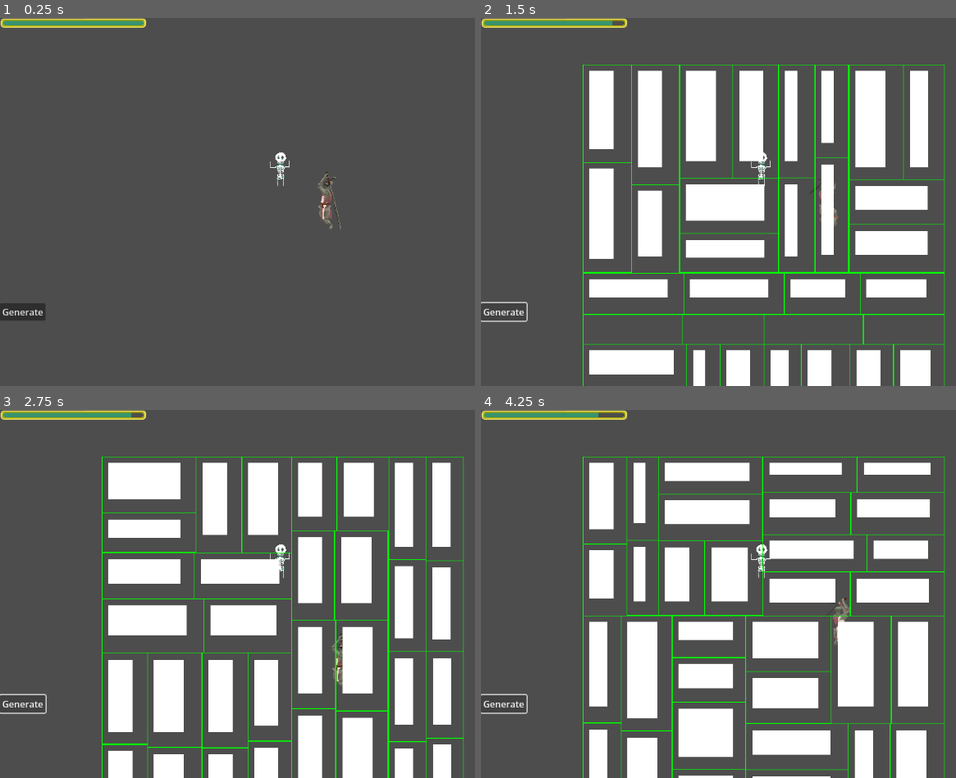
Above: before the commit, frames 1-4 (two rows, left to right).
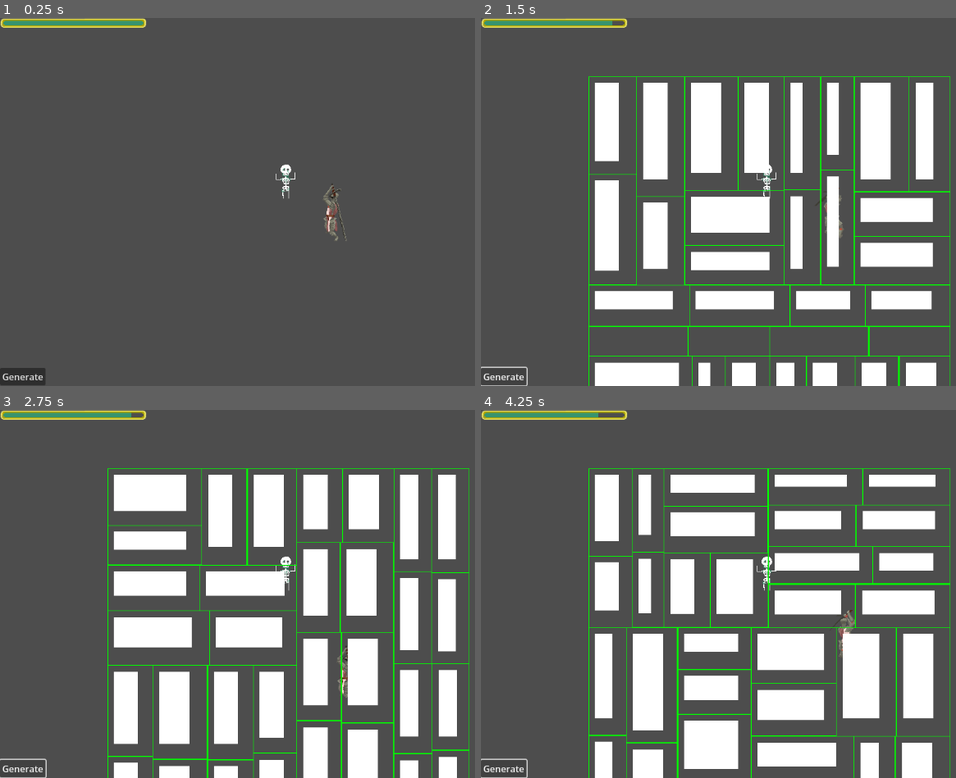
Above: after the commit, the same moments.

Repository: SchnerbJb/Mournival
Game: Godot game, scene res://scenes/main.tscn
The game is run twice, just before and just after one commit, with the same random seed, the same clock (stepped at 60 frames per second) and the same inputs.
Inputs:
- Up to frame 1 (0.25 s): no input
- Up to frame 2 (1.5 s): click "Generate" at 0.5 s; tap Enter at 1.25 s; hold Right (right) from 1.28 s (still down); tap 1 (first_ability) at 1.35 s
- Up to frame 3 (2.75 s): tap Space (special_ability) at 2, 2.1 s; release Right (right) at 2.03 s; hold Down (down) from 2.03 s (still down)
- Up to frame 4 (4.25 s): release Down (down) at 2.78 s; hold Right (right) 2.78-3.53 s; tap 1 (first_ability) at 2.85 s; tap Enter at 3.5 s; hold Up (up) from 3.53 s (still down); tap Space (special_ability) at 3.6 s

The runs differ from the first frame. In frame 1, 1.4% of the frame differs, in the area x 0-73%, y 36-100%; in frame 2, 28%; in frame 3, 28%; in frame 4, 31%, in the area x 0-99%, y 12-100%.

Commit message:
removed unused shaders

Diff:
--- a/scenes/main.tscn
+++ b/scenes/main.tscn
@@ -8,7 +8,6 @@
 [ext_resource type="Script" uid="uid://gknojjc8vvi5" path="res://scripts/gui.gd" id="5_tefeu"]
 [ext_resource type="Texture2D" uid="uid://y2nlqwqimduo" path="res://assets/stamina_bar_under.png" id="6_tipki"]
 [ext_resource type="Texture2D" uid="uid://buyyq8lq7egnl" path="res://assets/stamina_bar_progress.png" id="7_85g3d"]
-[ext_resource type="Shader" uid="uid://xjfrxp7cvet2" path="res://shaders/staminabar.gdshader" id="8_ya4ey"]
 
 [sub_resource type="TileSetAtlasSource" id="TileSetAtlasSource_jyhfs"]
 texture = ExtResource("2_sugp2")
@@ -27,10 +26,6 @@
 physics_layer_0/collision_layer = 1
 sources/0 = SubResource("TileSetAtlasSource_jyhfs")
 
-[sub_resource type="ShaderMaterial" id="ShaderMaterial_trceg"]
-shader = ExtResource("8_ya4ey")
-shader_parameter/amplitude = 0.0
-
 [node name="World" type="Node2D" unique_id=1563526700]
 
 [node name="Level1" type="TileMapLayer" parent="." unique_id=1631962008]
@@ -40,6 +35,8 @@
 
 [node name="Skeleton" parent="." unique_id=1113520282 instance=ExtResource("5_tbgi4")]
 position = Vector2(294, 170)
+collision_layer = 3
+collision_mask = 3
 gravity_scale = 0.0
 
 [node name="Player" parent="." unique_id=1218268725 instance=ExtResource("1_h2yge")]
@@ -57,13 +54,12 @@
 script = ExtResource("5_tefeu")
 
 [node name="Button" type="Button" parent="CanvasLayer/GUI" unique_id=610190281]
-offset_top = 502.0
+offset_top = 616.0
 offset_right = 80.0
-offset_bottom = 533.0
+offset_bottom = 647.0
 text = "Generate"
 
 [node name="StaminaBar" type="TextureProgressBar" parent="CanvasLayer/GUI" unique_id=940609917]
-material = SubResource("ShaderMaterial_trceg")
 offset_left = 1.0
 offset_top = 1.0
 offset_right = 257.0
@@ -73,7 +69,7 @@
 texture_progress = ExtResource("7_85g3d")
 
 [node name="Camera2D" type="Camera2D" parent="." unique_id=582433441]
-position = Vector2(374, 228)
+position = Vector2(365, 208)
 zoom = Vector2(1.06, 1.06)
 script = ExtResource("4_jyhfs")
 
--- a/scenes/player.tscn
+++ b/scenes/player.tscn
@@ -203,6 +203,8 @@
 
 [node name="Hitbox" type="Area2D" parent="." unique_id=2094023456]
 position = Vector2(1, -1.25)
+collision_layer = 2
+collision_mask = 2
 monitoring = false
 
 [node name="HitboxCollision" type="CollisionShape2D" parent="Hitbox" unique_id=1591057825]
--- a/shaders/player.gdshader
+++ /dev/null
@@ -1,22 +0,0 @@
-shader_type canvas_item;
-
-uniform vec4 outline_color : source_color = vec4(1.0, 1.0, 1.0, 1.0);
-uniform float thickness : hint_range(0.001, 0.005) = 0.01;
-
-void fragment() {
-	vec4 c = texture(TEXTURE, UV);
-
-	float a = c.a;
-	float ar = texture(TEXTURE, UV + vec2(thickness, 0.0)).a;
-	float al = texture(TEXTURE, UV + vec2(-thickness, 0.0)).a;
-	float au = texture(TEXTURE, UV + vec2(0.0, thickness)).a;
-	float ad = texture(TEXTURE, UV + vec2(0.0, -thickness)).a;
-
-	float neighbor = max(max(ar, al), max(au, ad));
-
-	float outline_mask = step(0.01, neighbor) * (1.0 - step(0.01, a));
-	vec4 out_col = mix(c, outline_color, outline_mask);
-	out_col.a = max(c.a, outline_mask * outline_color.a);
-
-	COLOR = out_col;
-}
--- a/shaders/shader.gdshader
+++ /dev/null
@@ -1,12 +0,0 @@
-shader_type canvas_item;
-
-uniform float blue = 1.0;
-
-void vertex() {
-
-}
-
-void fragment() {
-	COLOR = texture(TEXTURE, UV);
-	COLOR.b = lue;
-}
--- a/shaders/staminabar.gdshader
+++ /dev/null
@@ -1,12 +0,0 @@
-shader_type canvas_item;
-
-uniform float amplitude : hint_range(0.0, 0.2, 0.08);
-
-void fragment() {
-	vec4 c = texture(TEXTURE, UV);
-
-	float alpha = c.a;
-	float alpha_right = texture(TEXTURE, UV+vec2(0.01, 0.0)).a;
-
-	float wave = sin(TIME) * amplitude;
-}
Not shown, removed: shaders/player.gdshader.uid
Not shown, removed: shaders/shader.gdshader.uid
Not shown, removed: shaders/staminabar.gdshader.uid
